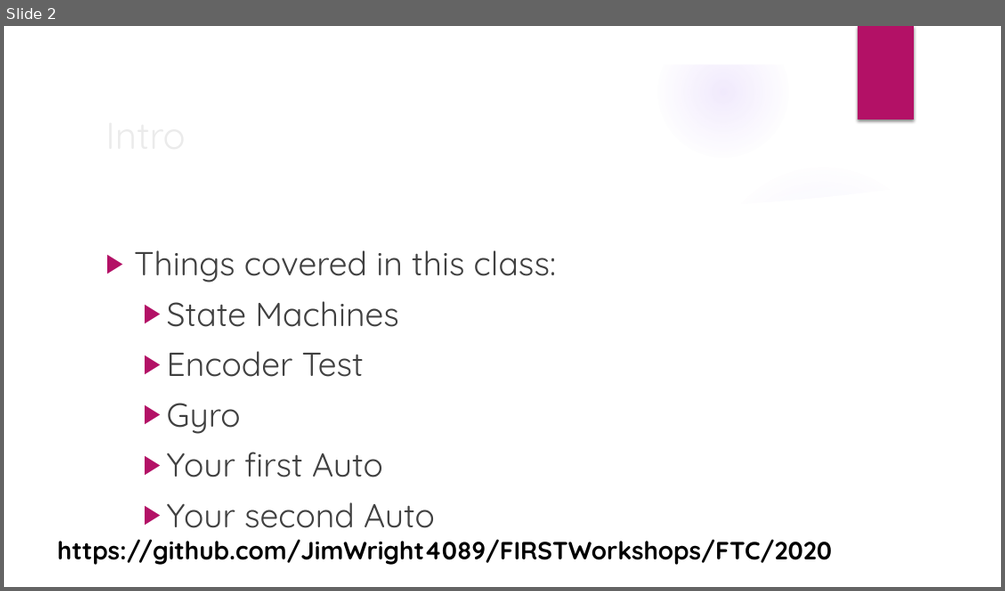
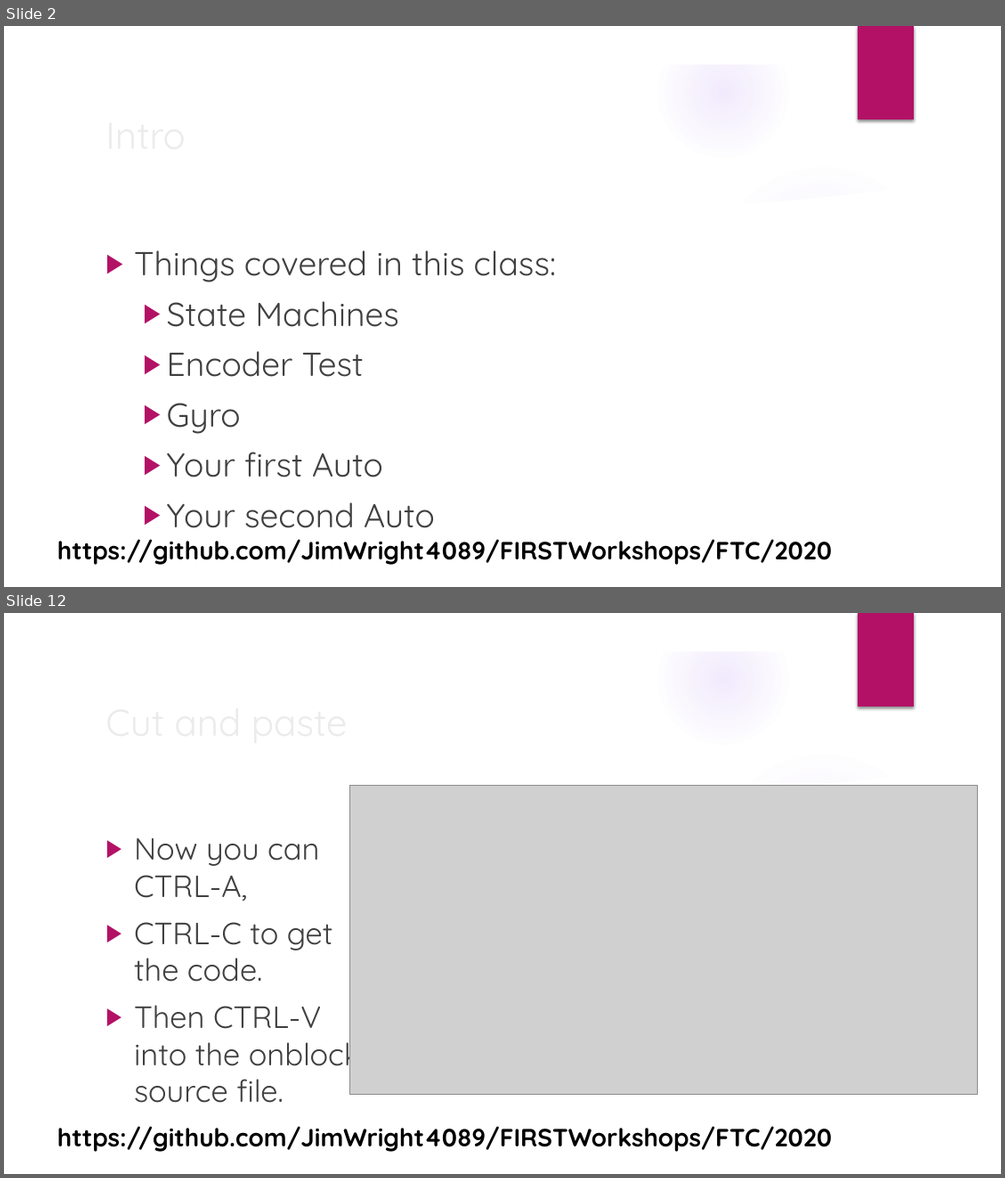
Before and after one commit to JimWright4089/FIRSTWorkshops, a slide deck: FTC/2020/All About Auto.pptx. Shown one above the other, each under a label of ours: slide 2 before the commit, slides 2 and 12 after it; the slides between them are not shown. The pictures are 1005x591 and 1005x1178 pixels, drawn with LibreOffice and Linux fonts; fonts in the diff are those of the drawing; grey boxes stand for pictures; background and template pictures are left out. Boxes give left, top, right and bottom in pixels: in the first picture for what was removed or moved away, otherwise in the second. Text is boxed around its words. In the diff, an @@ line names an element or a change of style, - is before the commit and + after.

```diff
--- a/FTC/2020/All About Auto.pptx
+++ b/FTC/2020/All About Auto.pptx
@@ slide 12 added at (x1=4, y1=613, x2=1001, y2=1174), background picture (left out); not listed: 9 template elements that a slide beside it also shows @@
@@ title added at (x1=98, y1=692, x2=815, y2=750), 36 pt, text #EBEBEB @@
+Cut and paste
@@ picture added at (x1=349, y1=785, x2=977, y2=1094) @@
@@ text added at (x1=134, y1=838, x2=361, y2=1103), 29.6 pt, text #404040 @@
+▶ Now you can CTRL-A,
+▶ CTRL-C to get the code.
+▶ Then CTRL-V into the onblock source file.
@@ text added at (x1=57, y1=1126, x2=832, y2=1151), 24 pt, text #000000, bold @@
+https://github.com/JimWright4089/FIRSTWorkshops/FTC/2020
```
Also in this commit, not shown: 2 slides changed, 14 other slides added.
